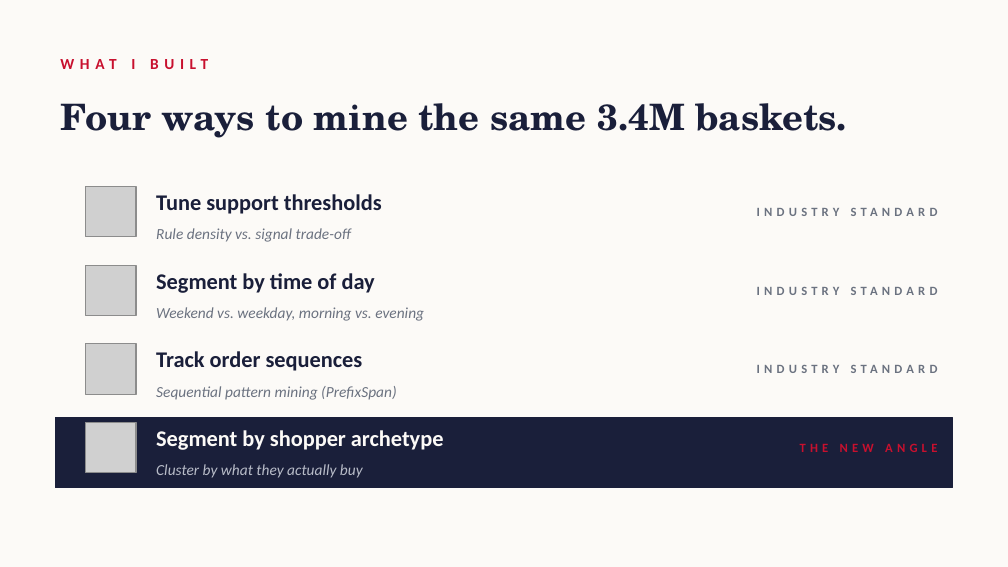
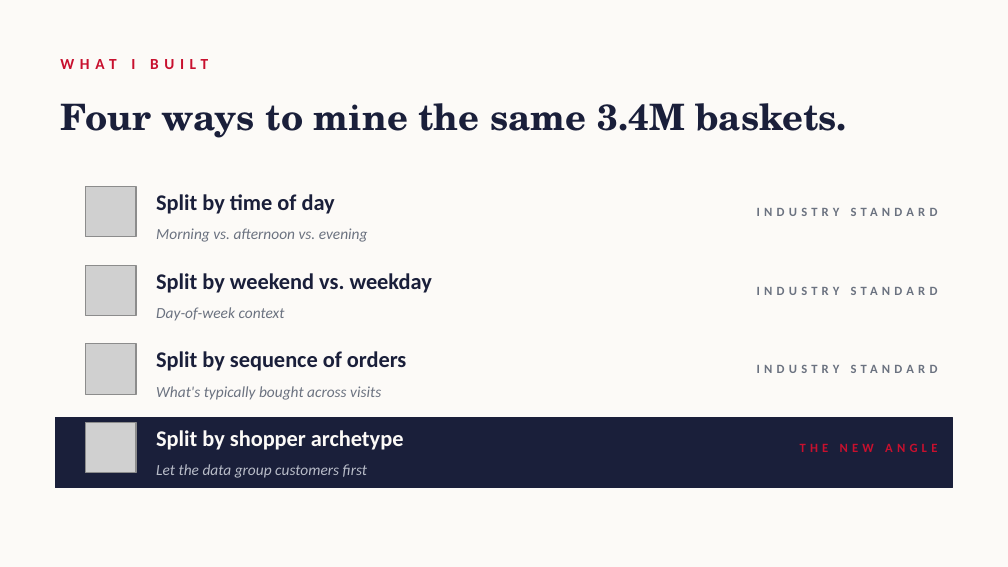
Before and after one commit to ahadh76221/csce676-data-mining-project, a slide deck: slide 4 of shopper_archetypes_pitch.pptx. Drawn at 1008x567 pixels with LibreOffice and Linux fonts; fonts in the diff are those of the drawing; grey boxes stand for pictures. Boxes give left, top, right and bottom in pixels: in the first picture for what was removed or moved away, otherwise in the second. Text is boxed around its words. In the diff, an @@ line names an element or a change of style, - is before the commit and + after.

```diff
--- a/shopper_archetypes_pitch.pptx
+++ b/shopper_archetypes_pitch.pptx
@@ text at box(156, 194, 335, 214): text changed @@
-Tune support thresholds
+Split by time of day
@@ text at box(156, 228, 368, 242): text changed @@
-Rule density vs. signal trade-off
+Morning vs. afternoon vs. evening
@@ text at box(156, 273, 432, 293): text changed @@
-Segment by time of day
+Split by weekend vs. weekday
@@ text at box(156, 307, 285, 321): text changed @@
-Weekend vs. weekday, morning vs. evening
+Day-of-week context
@@ text at box(156, 351, 406, 371): text changed @@
-Track order sequences
+Split by sequence of orders
@@ text at box(156, 386, 381, 400): text changed @@
-Sequential pattern mining (PrefixSpan)
+What's typically bought across visits
@@ text at box(156, 430, 404, 450): text changed @@
-Segment by shopper archetype
+Split by shopper archetype
@@ text at box(156, 464, 367, 478): text changed @@
-Cluster by what they actually buy
+Let the data group customers first
```
Also in this commit, not shown: 3 other slides changed, 2 other files.
